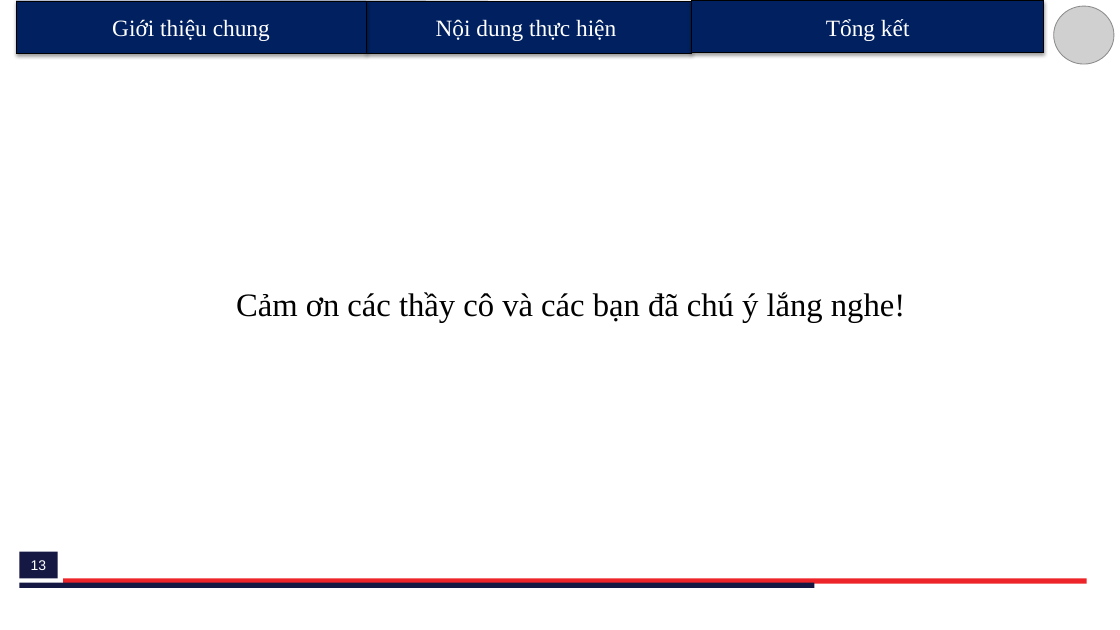
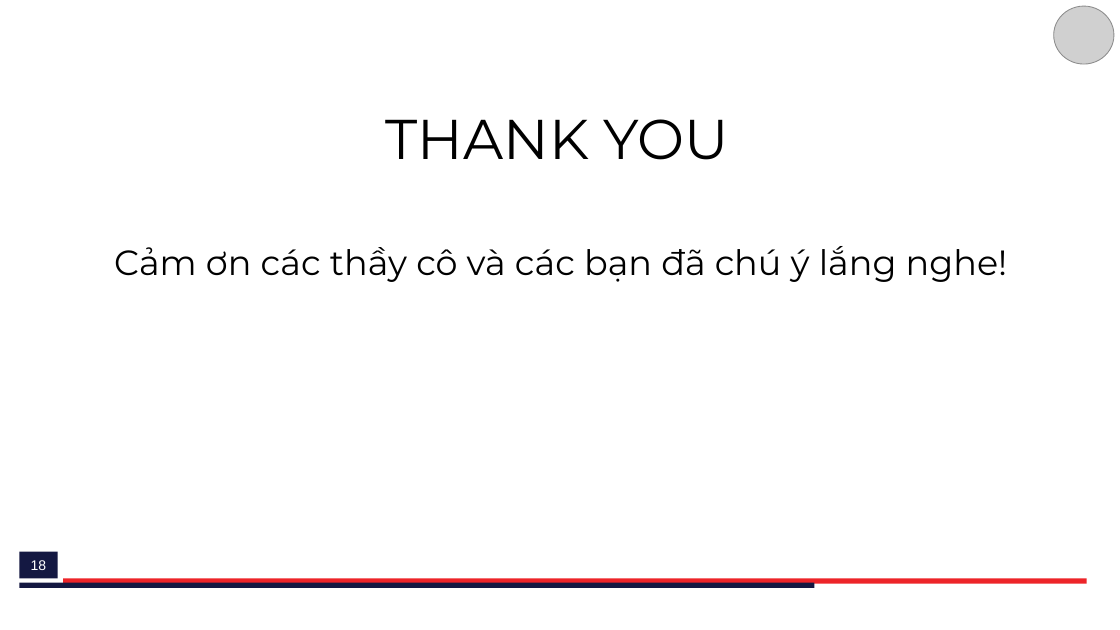
Before and after one commit to H4ll3y/Rasa-Consultant, a slide deck: slide 18 of doc/A37134_LeQuangHuy.pptx (slide 13 before the commit). Drawn at 1120x630 pixels with LibreOffice and Linux fonts; fonts in the diff are those of the drawing; grey boxes stand for pictures. Boxes give left, top, right and bottom in pixels: in the first picture for what was removed or moved away, otherwise in the second. Text is boxed around its words. In the diff, an @@ line names an element or a change of style, - is before the commit and + after.

```diff
--- a/doc/A37134_LeQuangHuy.pptx
+++ b/doc/A37134_LeQuangHuy.pptx
@@ rectangle removed at (16,1,488,53) @@
-Giới thiệu chung
@@ rectangle removed at (16,1,366,53) @@
-Giới thiệu chung
@@ rectangle removed at (220,1,426,53) @@
@@ rectangle removed at (366,1,692,53) @@
-Nội dung thực hiện
@@ rectangle removed at (692,1,1044,53) @@
-Tổng kết
@@ rectangle removed at (838,1,1044,53) @@
@@ text added at (386,119,729,160), 48 pt, text #000000 @@
+THANK YOU
@@ text "Cảm ơn các thầy cô ...": place and size @@
-text "Cảm ơn các thầy cô ..." at (236,292,905,322)
+text "Cảm ơn các thầy cô ..." at (114,246,1008,282)
@@ text "Cảm ơn các thầy cô ..." at (114,246,1008,282): size 28 to 30 pt, font Times New Roman to Montserrat @@
@@ page number at (31,560,47,570): text changed @@
-13
+18
```
Also in this commit, not shown: 9 other slides changed, 8 slides added, 3 slides removed, 2 other files.
